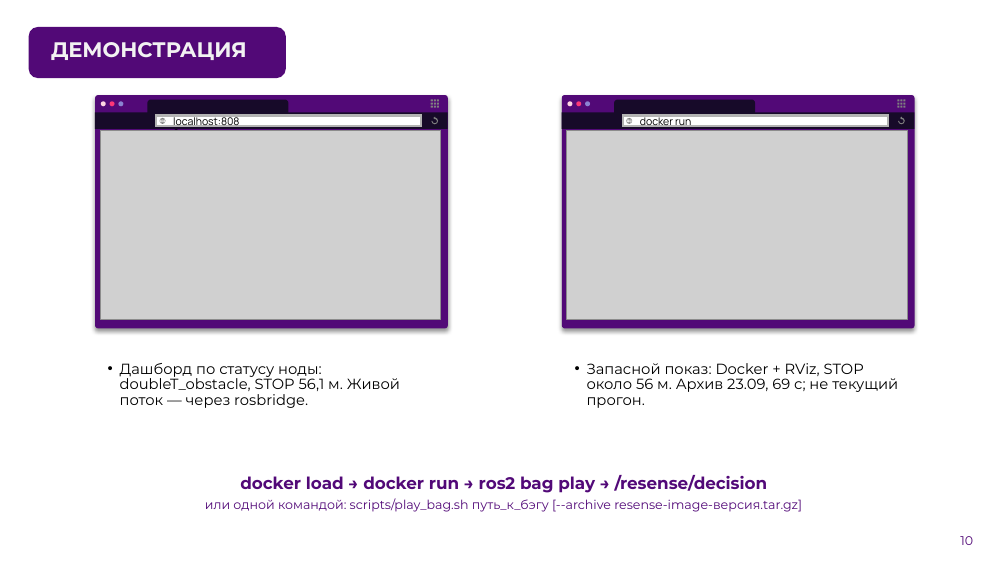
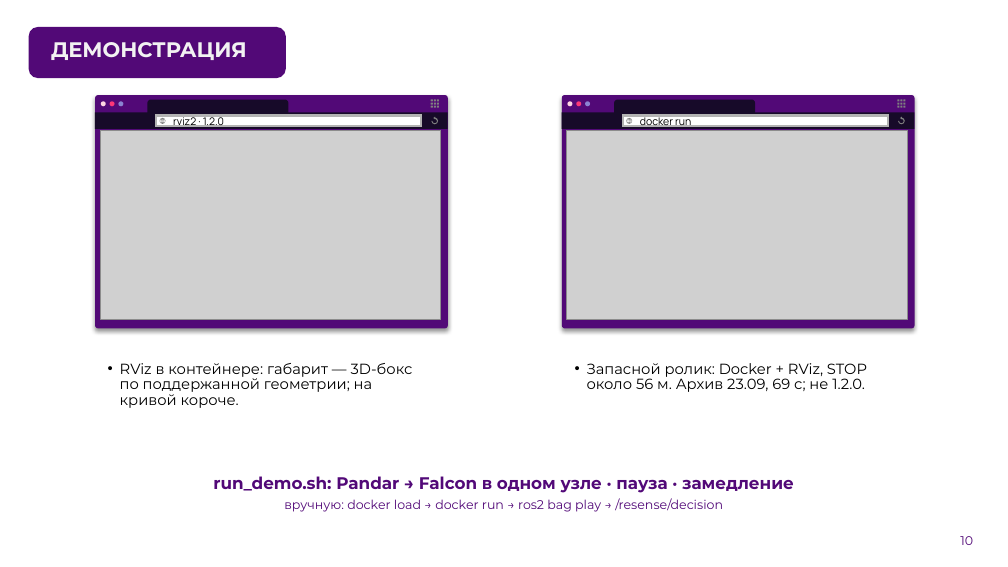
Before and after one commit to pmixay/ReSense, a slide deck: slide 10 of docs/presentation/ReSense_LCT2026.pptx. Drawn at 1008x567 pixels with LibreOffice and Linux fonts; fonts in the diff are those of the drawing; grey boxes stand for pictures; background and template pictures are left out. Boxes give left, top, right and bottom in pixels: in the first picture for what was removed or moved away, otherwise in the second. Text is boxed around its words. In the diff, an @@ line names an element or a change of style, - is before the commit and + after.

```diff
--- a/docs/presentation/ReSense_LCT2026.pptx
+++ b/docs/presentation/ReSense_LCT2026.pptx
@@ text at bbox=[173, 117, 224, 128]: text changed @@
-localhost:8080
+rviz2 · 1.2.0
@@ text at bbox=[120, 363, 413, 408]: text changed @@
-• Дашборд по статусу ноды: doubleT_obstacle, STOP 56,1 м. Живой поток — через rosbridge.
+• RViz в контейнере: габарит — 3D-бокс по поддержанной геометрии; на кривой короче.
@@ text at bbox=[587, 363, 867, 392]: text changed @@
-• Запасной показ: Docker + RViz, STOP около 56 м. Архив 23.09, 69 с; не текущий прогон.
+• Запасной ролик: Docker + RViz, STOP около 56 м. Архив 23.09, 69 с; не 1.2.0.
@@ text at bbox=[213, 476, 794, 512]: text changed @@
-docker load → docker run → ros2 bag play → /resense/decision
-или одной командой: scripts/play_bag.sh путь_к_бэгу [--archive resense-image-версия.tar.gz]
+run_demo.sh: Pandar → Falcon в одном узле · пауза · замедление
+вручную: docker load → docker run → ros2 bag play → /resense/decision
```
Also in this commit, not shown: 9 other slides changed, 2 other files.
